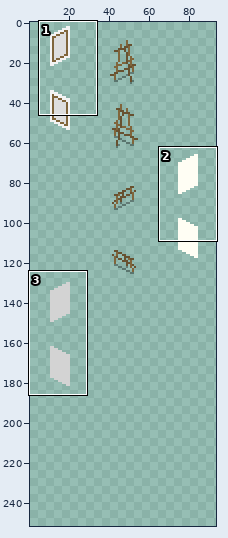
Two versions of one sprite sheet, Content/TinyLouvre/CustomFurniture.png. Above, an overview of the earlier version with the close-up marked.
Close-up. Before:
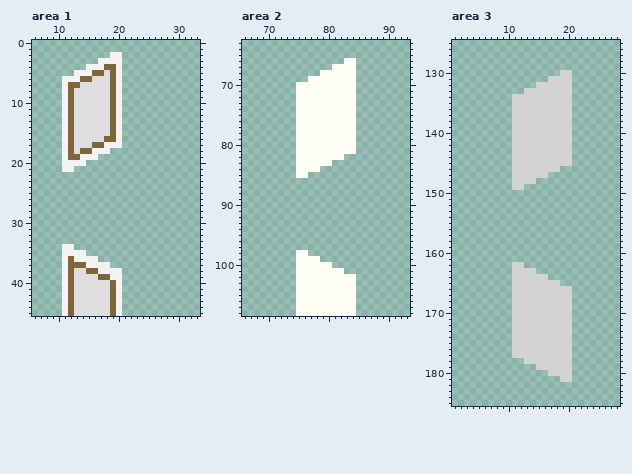
The file is 96x256 pixels. Colours within 5 levels of each other are drawn and written as one. Shown: area 1: x 6..33, y 0..45; area 2: x 66..93, y 63..108; area 3: x 1..28, y 125..185. The old version is drawn lined up with the new one, on the new canvas. The wide view leaves out empty margins. The commit also changed other parts of the picture, which this record leaves out.
Once edited:
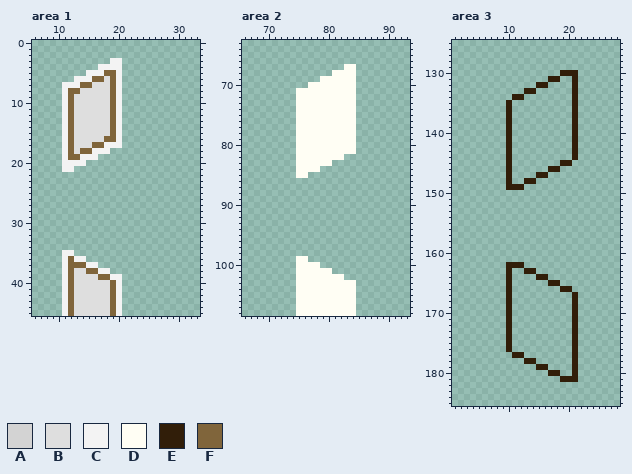
Palette (. is transparent): A #d3d3d3  B #dedede  C #f3f3f3  D #fffef4  E #311e09  F #80653b
Changes in this commit:
canvas 96x256 -> 96x320
Area 1:
y 2: x 19..20 CC -> ..
y 3: x 17..18 CC -> ..
y 4: x 15..16 CC -> ..; x 18..19 FF -> CC
y 5: x 13..14 CC -> ..; x 16..18 FFB -> CCF
y 6: x 11..12 CC -> ..; x 14..17 FFBB -> CCFF
y 7: x 12..15 FFBB -> CCFF
y 8: x 13 B -> F
y 34: x 11..12 CC -> ..
y 35: x 13..14 CC -> ..
y 36: x 15..16 CC -> ..
y 37: x 17..18 CC -> ..
y 38: x 19..20 CC -> ..
Area 2:
y 66: x 83..84 DD -> ..
y 67: x 81..82 DD -> ..
y 68: x 79..80 DD -> ..
y 69: x 77..78 DD -> ..
y 70: x 75..76 DD -> ..
y 98: x 75..76 DD -> ..
y 99: x 77..78 DD -> ..
y 100: x 79..80 DD -> ..
y 101: x 81..82 DD -> ..
y 102: x 83..84 DD -> ..
Area 3:
y 130: x 19..21 AA. -> EEE
y 131: x 17..21 AAAA. -> EE..E
y 132: x 15..21 AAAAAA. -> EE....E
y 133: x 13..21 AAAAAAAA. -> EE......E
y 134: x 11..21 AAAAAAAAAA. -> EE........E
y 135..144: x 10..21 .AAAAAAAAAA. -> E..........E
y 145: x 10..20 .AAAAAAAAAA -> E........EE
y 146: x 10..18 .AAAAAAAA -> E......EE
y 147: x 10..16 .AAAAAA -> E....EE
y 148: x 10..14 .AAAA -> E..EE
y 149: x 10..12 .AA -> EEE
y 162: x 10..12 .AA -> EEE
y 163: x 10..14 .AAAA -> E..EE
y 164: x 10..16 .AAAAAA -> E....EE
y 165: x 10..18 .AAAAAAAA -> E......EE
y 166: x 10..20 .AAAAAAAAAA -> E........EE
y 167..176: x 10..21 .AAAAAAAAAA. -> E..........E
y 177: x 11..21 AAAAAAAAAA. -> EE........E
y 178: x 13..21 AAAAAAAA. -> EE......E
y 179: x 15..21 AAAAAA. -> EE....E
y 180: x 17..21 AAAA. -> EE..E
y 181: x 19..21 AA. -> EEE
Changed places in both close-ups, as pixel boxes (x1, y1, x2, y2):
changed: (62, 52, 122, 94)
erased: (62, 244, 122, 274)
erased: (296, 58, 356, 88)
erased: (296, 250, 356, 280)
changed: (506, 70, 578, 190)
changed: (506, 262, 578, 382)
